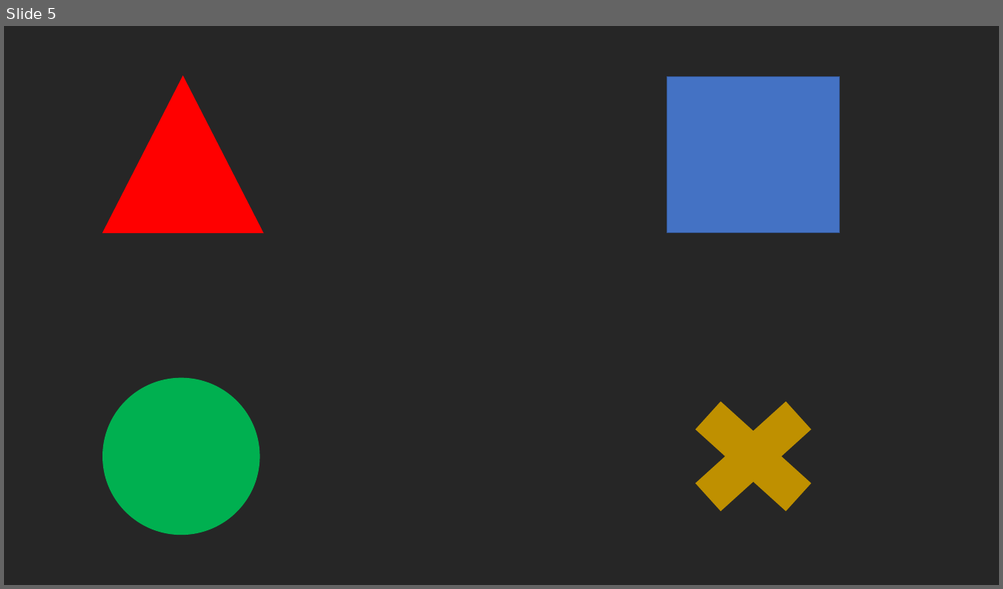
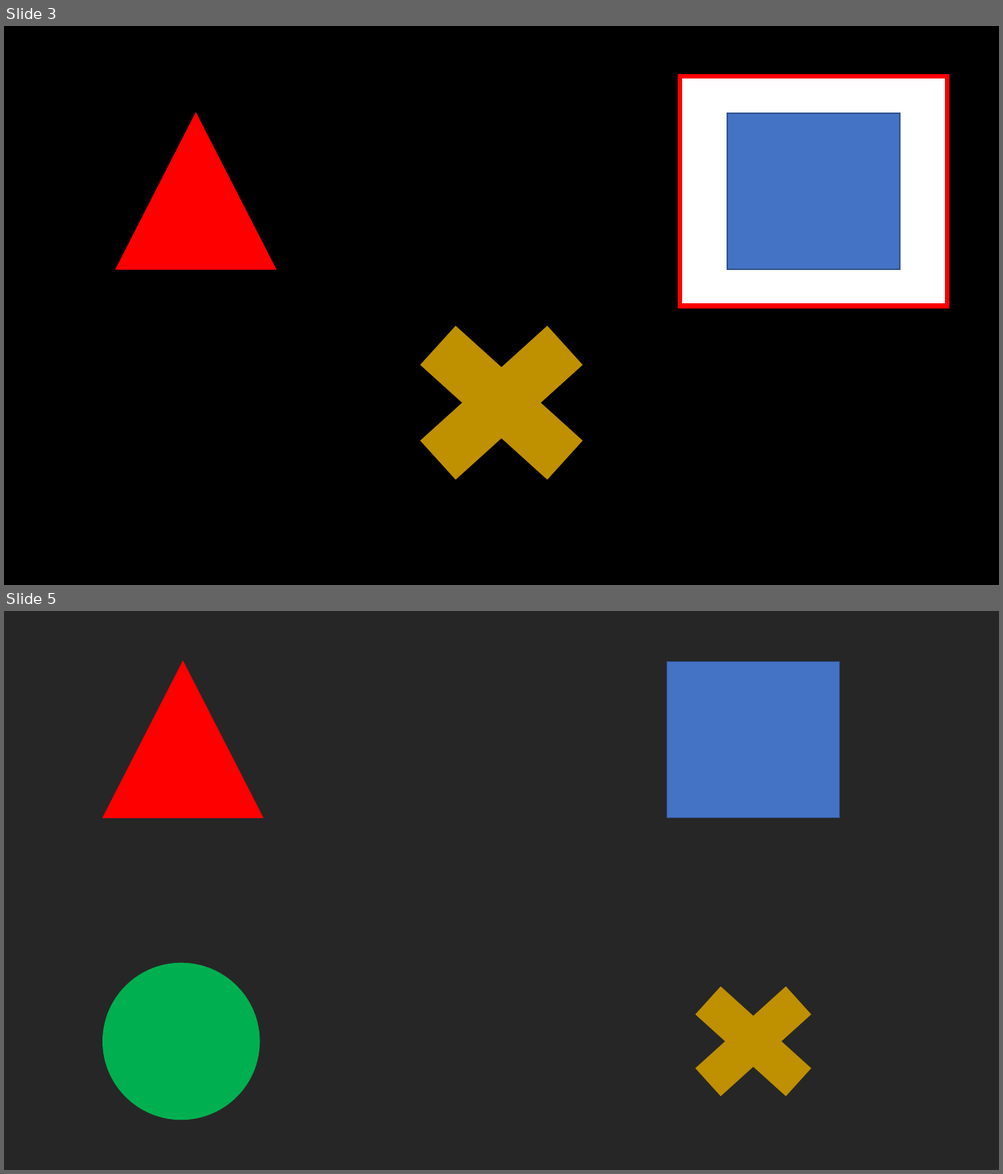
Before and after one commit to liranGur/gTec4ALS-Team-15, a slide deck: P300/TriggersBank/visual tirggers.pptx. Shown one above the other, each under a label of ours: slide 5 before the commit, slides 3 and 5 after it; the slides between them are not shown. The pictures are 1003x589 and 1003x1174 pixels, drawn with LibreOffice and Linux fonts; fonts in the diff are those of the drawing. Boxes give left, top, right and bottom in pixels: in the first picture for what was removed or moved away, otherwise in the second. Text is boxed around its words. In the diff, an @@ line names an element or a change of style, - is before the commit and + after.

```diff
--- a/P300/TriggersBank/visual tirggers.pptx
+++ b/P300/TriggersBank/visual tirggers.pptx
@@ slide 3 added at [4,26,999,585], background #000000 @@
@@ rectangle added at [680,77,947,306], fill #FFFFFF, outline #FF0000 4.5 pt @@
@@ triangle added at [116,113,276,269], fill #FF0000, outline #FF0000 1 pt @@
@@ rectangle added at [727,113,899,269], fill #4472C4, outline #325491 1 pt @@
@@ cross added at [380,293,623,513], fill #BF9000, outline #BF9000 1 pt @@
```
Also in this commit, not shown: 1 slide changed, 2 other slides added, 3 slides removed, 6 other files.
